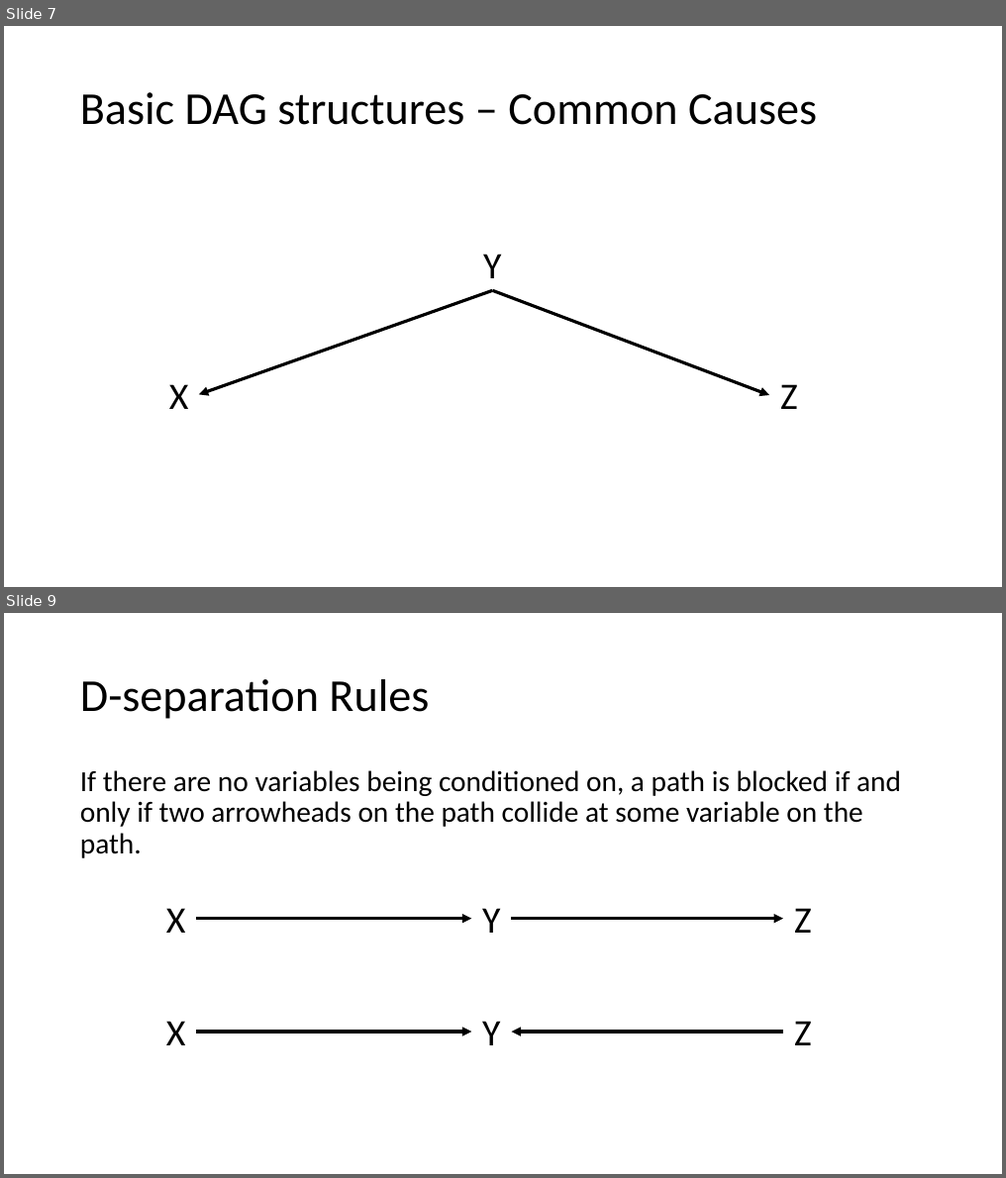
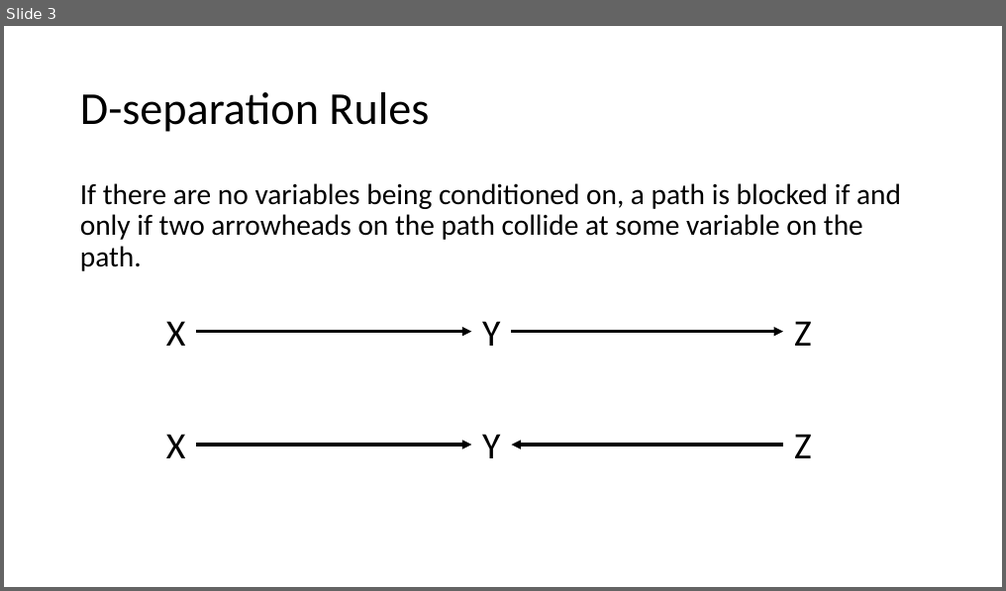
Before and after one commit to brad-cannell/r4epi, a slide deck: img/13_causal_inference/03_dags/dags.pptx. Shown one above the other, each under a label of ours: slides 7 and 9 before the commit, slide 3 after it; the slides between them are not shown. The pictures are 1006x1178 and 1006x591 pixels, drawn with LibreOffice and Linux fonts; fonts in the diff are those of the drawing. Boxes give left, top, right and bottom in pixels: in the first picture for what was removed or moved away, otherwise in the second. Text is boxed around its words. In the diff, an @@ line names an element or a change of style, - is before the commit and + after.

```diff
--- a/img/13_causal_inference/03_dags/dags.pptx
+++ b/img/13_causal_inference/03_dags/dags.pptx
@@ slide 7 removed at bbox=[4, 26, 1002, 587], background #FFFFFF @@
@@ title removed at bbox=[80, 92, 817, 125] @@
-Basic DAG structures – Common Causes
@@ text removed at bbox=[483, 254, 501, 278] @@
-Y
@@ arrow removed from (493, 291) to (199, 395) @@
@@ arrow removed from (493, 291) to (770, 395) @@
@@ text removed at bbox=[169, 384, 189, 409] @@
-X
@@ text removed at bbox=[780, 384, 798, 409] @@
-Z
@@ what was slide 9 is now slide 3 @@
```
Also in this commit, not shown: 2 slides changed, 5 other slides removed, 12 other files.
